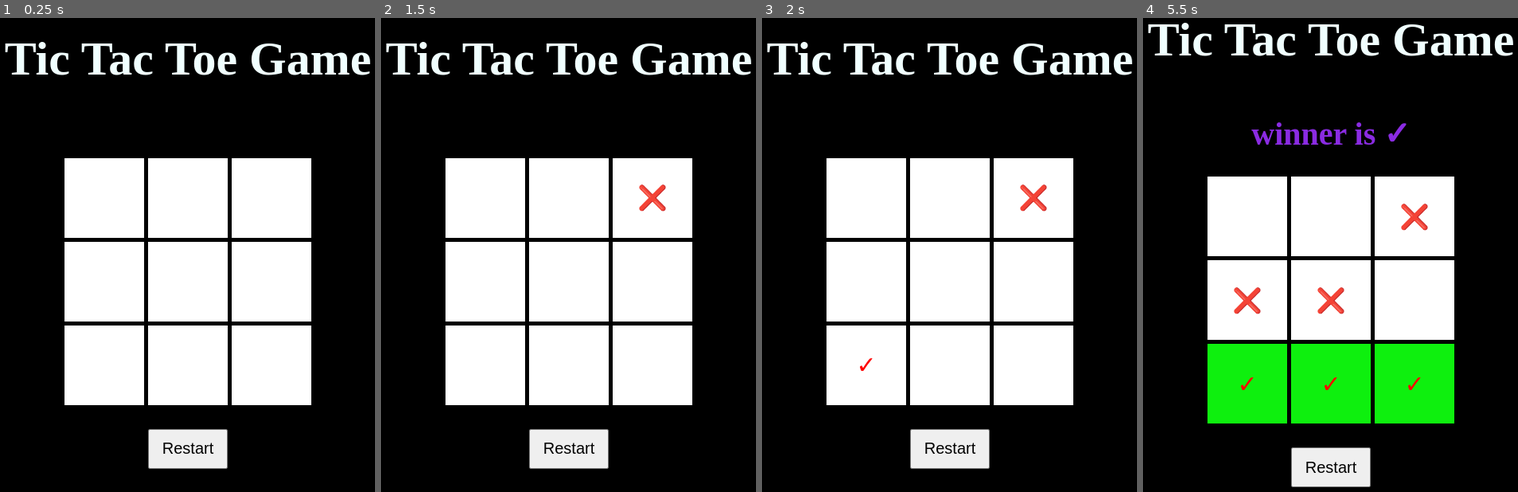
Above: before the commit, frames 1-4 (left to right).
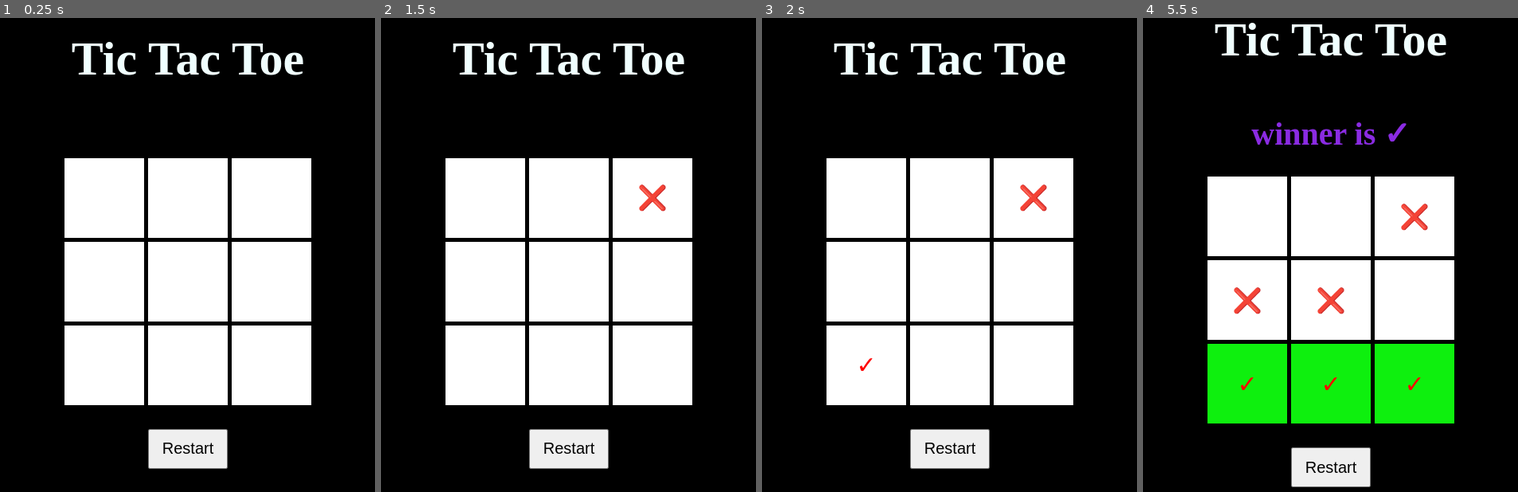
Above: after the commit, the same moments.

Repository: sheikhere/TicTacToe
Game: browser game, page index.html
Two runs of this game, one before a commit and one after it. Both use one fixed random seed, a clock stepped at 60 frames per second and the inputs below.
Inputs (mouse positions are in pixels of both pictures, inside the frame that each line leads up to):
- Up to frame 1 (0.25 s): no input
- Up to frame 2 (1.5 s): click "Restart" at 0.27 s; click (651, 198) at 1.27 s
- Up to frame 3 (2 s): click (867, 364) at 1.87 s
- Up to frame 4 (5.5 s): click (1330, 283) at 2.47 s; click (1413, 364) at 3.07 s; click (1413, 364) at 3.67 s; click (1248, 364) at 4.27 s; click (1248, 283) at 4.87 s; click (1330, 364) at 5.47 s

The runs differ from the first frame. In frame 1, 3.1% of the frame differs, in the area x 1-99%, y 5-13%; in frame 2, 3.1%; in frame 3, 3.1%; in frame 4, 3.1%.

Commit message:
<commit_message>

Diff:
--- a/index.html
+++ b/index.html
@@ -8,7 +8,7 @@
 </head>
 <body>
 
-    <h1>Tic Tac Toe Game</h1>
+    <h1>Tic Tac Toe</h1>
     <h2 id="h2"></h2>
 
     <div id="tictac">
